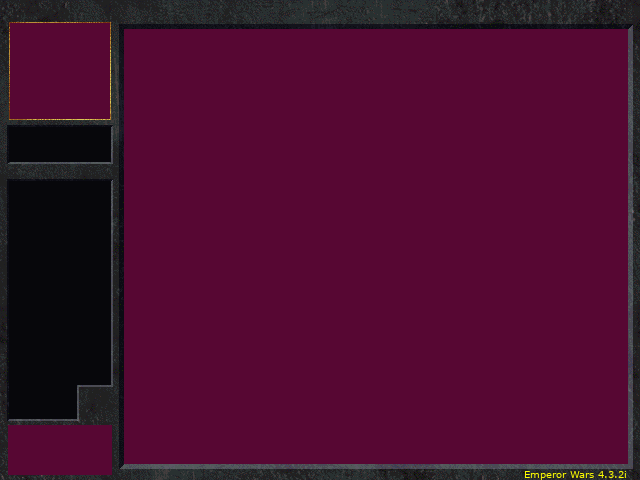
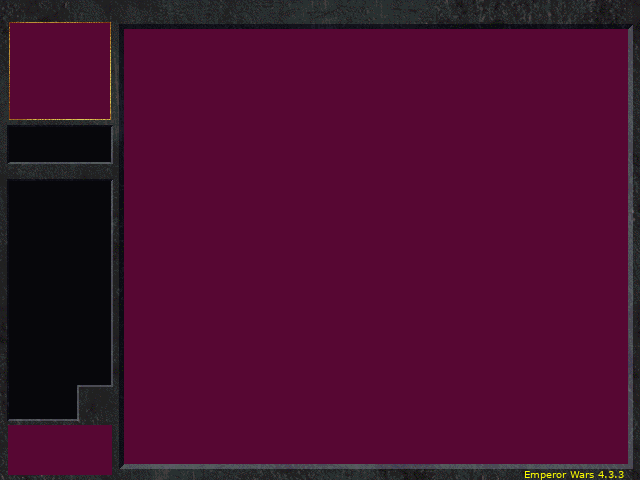
The second 640x480 image is a revision of the first. Changes to its layers:
renamed "Emperor Wars 4.3.2i" to "Emperor Wars 4.3.3", painted on it over [618, 471, 626, 478]
